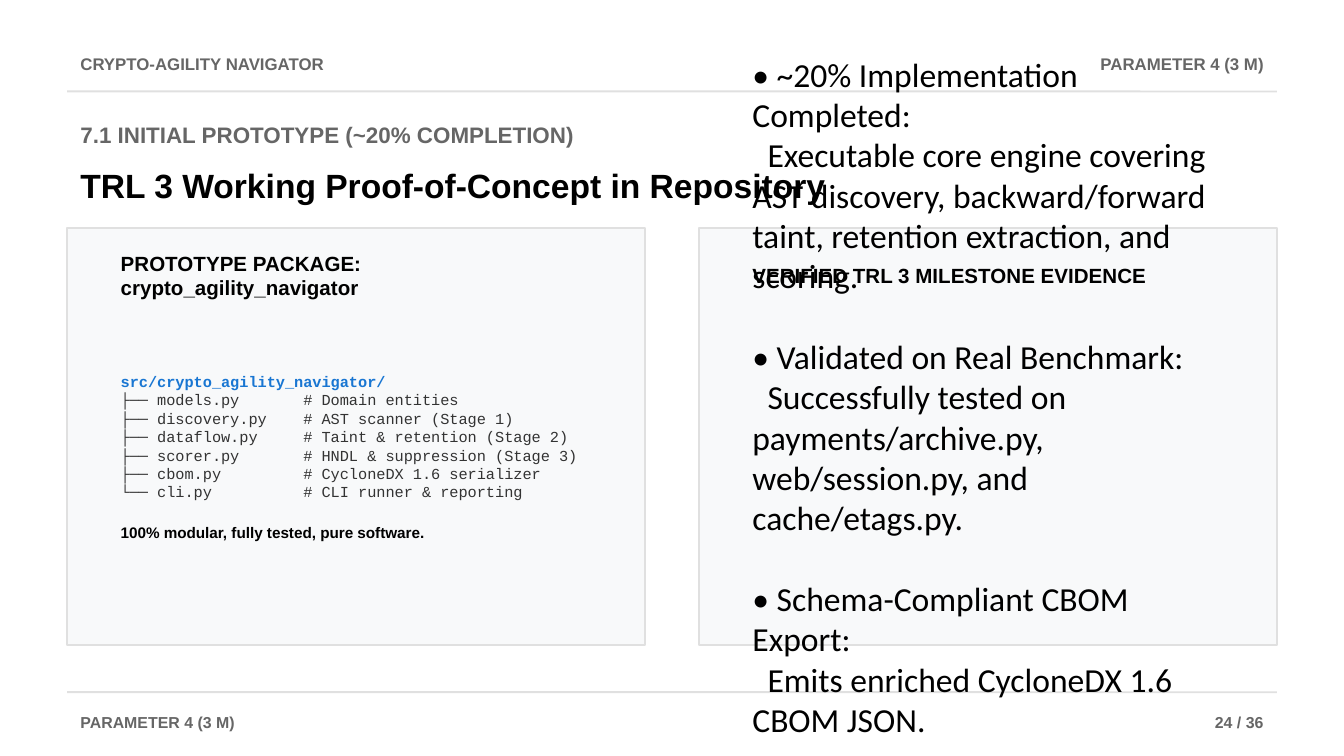
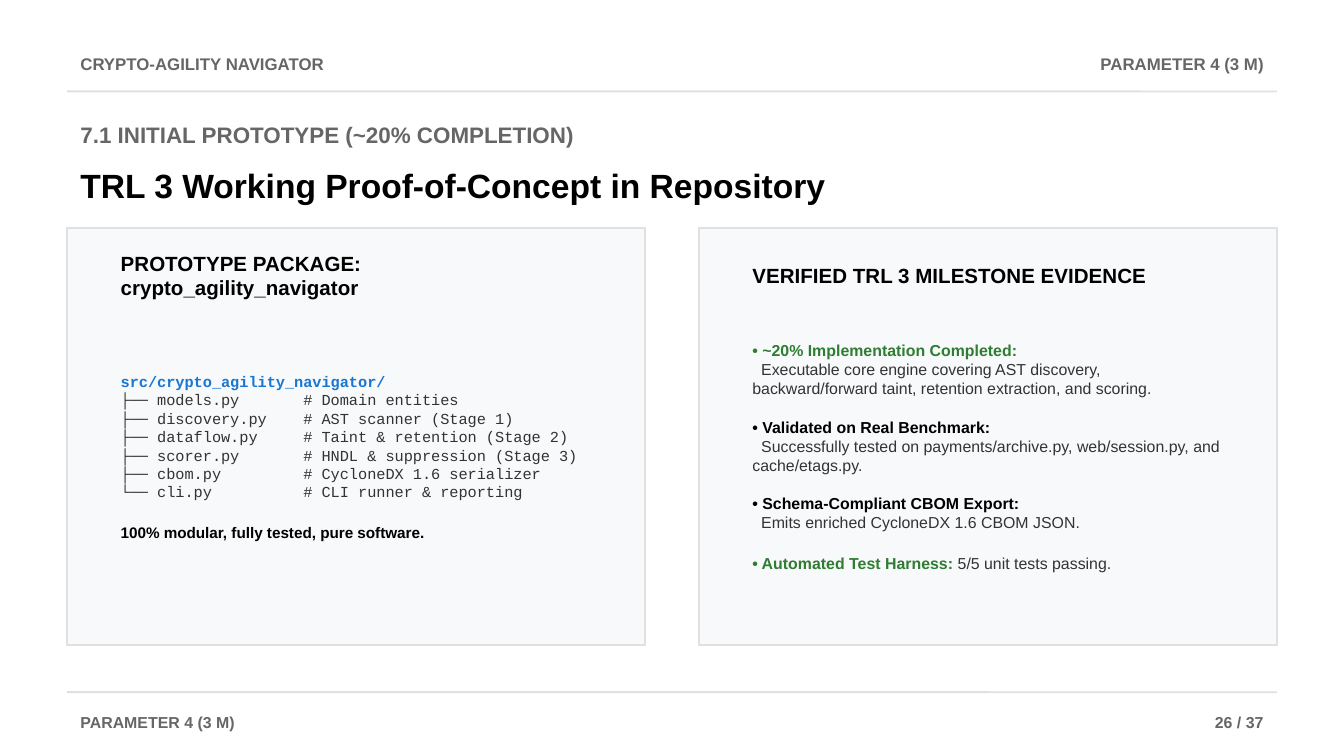
Before and after one commit to AviDhandhania/IDP-Project, a slide deck: slide 26 of docs/presentations/Crypto-Agility_Navigator_Review2.pptx. Drawn at 1344x756 pixels with LibreOffice and Linux fonts; fonts in the diff are those of the drawing. Boxes give left, top, right and bottom in pixels: in the first picture for what was removed or moved away, otherwise in the second. Text is boxed around its words. In the diff, an @@ line names an element or a change of style, - is before the commit and + after.

```diff
--- a/docs/presentations/Crypto-Agility_Navigator_Review2.pptx
+++ b/docs/presentations/Crypto-Agility_Navigator_Review2.pptx
@@ text at box(752, 344, 1220, 573): text changed; size 18 to 8.5 pt; font Calibri to Arial; text colour #000000 to #333333 @@
-• ~20% Implementation Completed:
-Executable core engine covering AST discovery, backward/forward taint, retention extraction, and scoring.
-• Validated on Real Benchmark:
-Successfully tested on payments/archive.py, web/session.py, and cache/etags.py.
-• Schema-Compliant CBOM Export:
-Emits enriched CycloneDX 1.6 CBOM JSON.
-• Automated Test Harness: 8 automated unit tests passing.
+• ~20% Implementation Completed:
+Executable core engine covering AST discovery, backward/forward taint, retention extraction, and scoring.
+• Validated on Real Benchmark:
+Successfully tested on payments/archive.py, web/session.py, and cache/etags.py.
+• Schema-Compliant CBOM Export:
+Emits enriched CycloneDX 1.6 CBOM JSON.
+• Automated Test Harness: 5/5 unit tests passing.
@@ text at box(1215, 717, 1264, 728): text changed @@
-24 / 36
+26 / 37
```
Also in this commit, not shown: 37 other slides changed, 1 other file.
